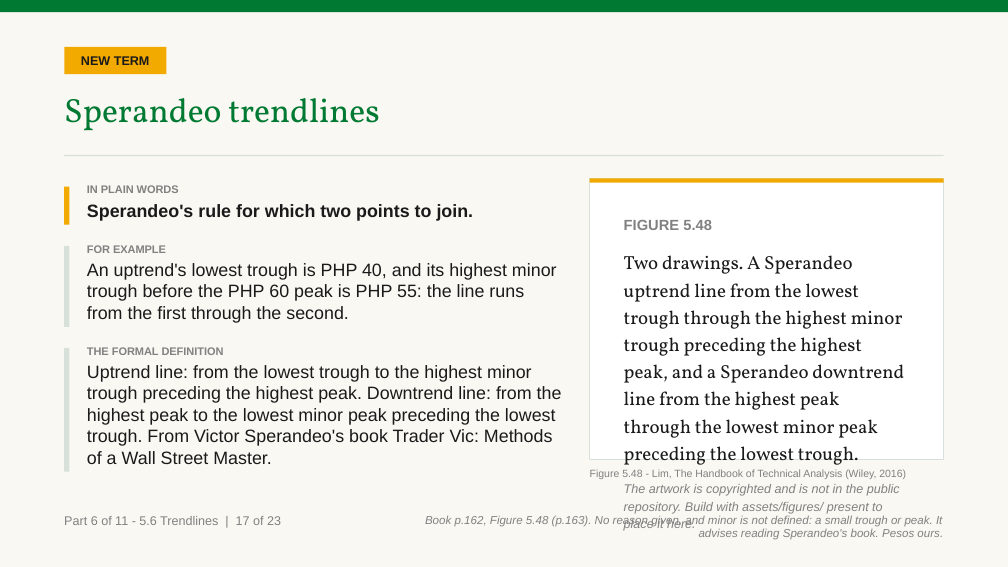
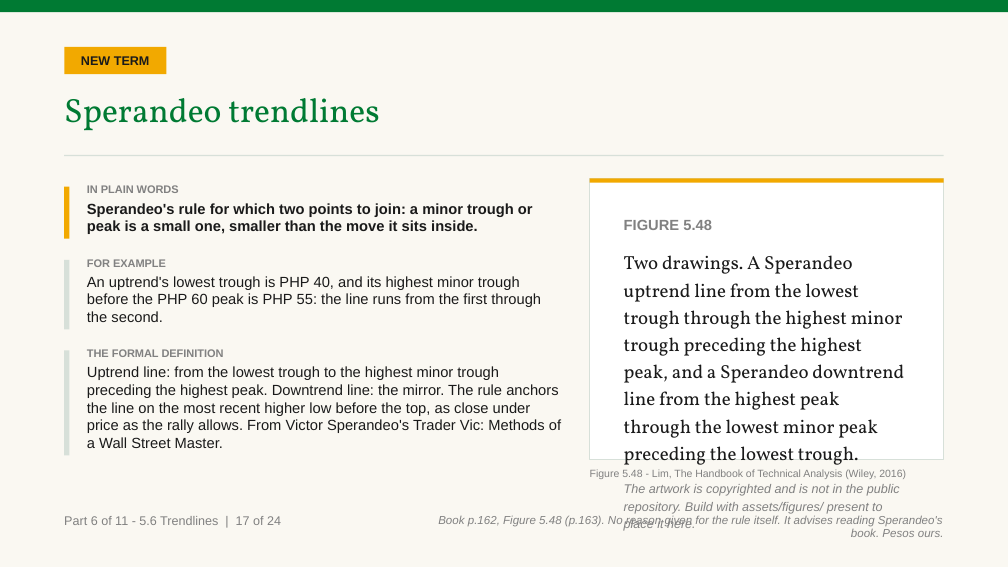
Before and after one commit to benjiesotelo-sudo/Telos_FIN1209, a slide deck: slide 128 of chapter-05/FIN1209-Chapter-05.pptx. Drawn at 1008x567 pixels with LibreOffice and Linux fonts; fonts in the diff are those of the drawing. Boxes give left, top, right and bottom in pixels: in the first picture for what was removed or moved away, otherwise in the second. Text is boxed around its words. In the diff, an @@ line names an element or a change of style, - is before the commit and + after.

Commit message:
Fix all 25 slides a full fresh-reader pass of Chapter 5 failed
A separate worker ran the full 156-slide fresh-reader pass this
session had deferred (data/fin1209-ch5-fresh-read/report.md): 25
slides failed one of the four standing questions (nothing used
before taught, nothing stated without its explanation, every idea
has a picture, every check answered earlier). Fixes this round, by
pattern: glossed eight terms in one line at first use instead of
removing them (pip, backtest, N/sequence/retest/standard deviation,
random entries, moving average, minor trough/peak, inter-bar
trendlines, whipsaw); reframed four slides built on an illegible
figure so nothing on them needs verifying from it, and resequenced
one slide's missing definition to the slide just before it instead
of moving content; gave two slides a picture by recalling an
existing chart rather than drawing a fresh one; redrew Figure 5.50's
standard fan lines as a new companion chart, its troughs too small
to tell apart in the book, the one net new slide this round (156 to
157); reconciled one slide's rule against an apparently contradictory
earlier one; sourced five unexplained numbers or marked them
heuristics; and left two genuinely untaught tools named without an
invented mechanism, added to the closing slide's own list for it.

Caught and fixed one defect the fresh-reader report did not surface:
the new fan-lines chart's first draft had labels clipped and
overlapping at the plot edge, from copying an unrelated chart's offset
geometry; redrawn to the same modest-offset style every other
annotated chart in the file uses.

Two of the picture fixes needed their own chart identity once
deckkit's own validator refused a reused letter ("chart O is used on
more than one slide"), and the new fan-lines chart needed one too, so
the whole 44-chart sequence is relettered again to 47, A to Z then AA
to AU, with no exception. Corrects the matching prose in both
charts_chapter05.py and chapter-05/README.md, including two spots the
first relettering pass's regex missed: a bold-letter list that
happened to wrap across a source line break, and a paragraph naming
letters outside any "Chart X" pattern.

Full account, including the known pre-existing gaps left untouched,
is in data/fin1209-ch5-deck/final-pass.md in the firstmate home.

```diff
--- a/chapter-05/FIN1209-Chapter-05.pptx
+++ b/chapter-05/FIN1209-Chapter-05.pptx
@@ rectangle: place and size @@
-rectangle at (64, 187, 70, 225)
+rectangle at (64, 187, 70, 239)
@@ text at (87, 203, 533, 234): text changed; size 17 to 14 pt @@
-Sperandeo's rule for which two points to join.
+Sperandeo's rule for which two points to join: a minor trough or peak is a small one, smaller than the move it sits inside.
@@ rectangle: place and size @@
-rectangle at (64, 246, 70, 327)
+rectangle at (64, 260, 70, 330)
@@ text "FOR EXAMPLE": place and size @@
-text "FOR EXAMPLE" at (87, 245, 557, 323)
+text "FOR EXAMPLE" at (87, 259, 541, 322)
@@ text at (87, 276, 541, 322): size 17 to 14 pt @@
@@ rectangle: place and size @@
-rectangle at (64, 348, 70, 472)
+rectangle at (64, 351, 70, 456)
@@ text at (87, 366, 561, 448): text changed; size 17 to 14 pt @@
-Uptrend line: from the lowest trough to the highest minor trough preceding the highest peak. Downtrend line: from the highest peak to the lowest minor peak preceding the lowest trough. From Victor Sperandeo's book Trader Vic: Methods of a Wall Street Master.
+Uptrend line: from the lowest trough to the highest minor trough preceding the highest peak. Downtrend line: the mirror. The rule anchors the line on the most recent higher low before the top, as close under price as the rally allows. From Victor Sperandeo's Trader Vic: Methods of a Wall Street Master.
@@ text at (64, 516, 281, 525): text changed @@
-Part 6 of 11 - 5.6 Trendlines | 17 of 23
+Part 6 of 11 - 5.6 Trendlines | 17 of 24
@@ text at (438, 515, 944, 537): text changed @@
-Book p.162, Figure 5.48 (p.163). No reason given, and minor is not defined: a small trough or peak. It advises reading Sperandeo's book. Pesos ours.
+Book p.162, Figure 5.48 (p.163). No reason given for the rule itself. It advises reading Sperandeo's book. Pesos ours.
```
Also in this commit, not shown: 52 other slides changed, 1 slide added, 4 other files.
